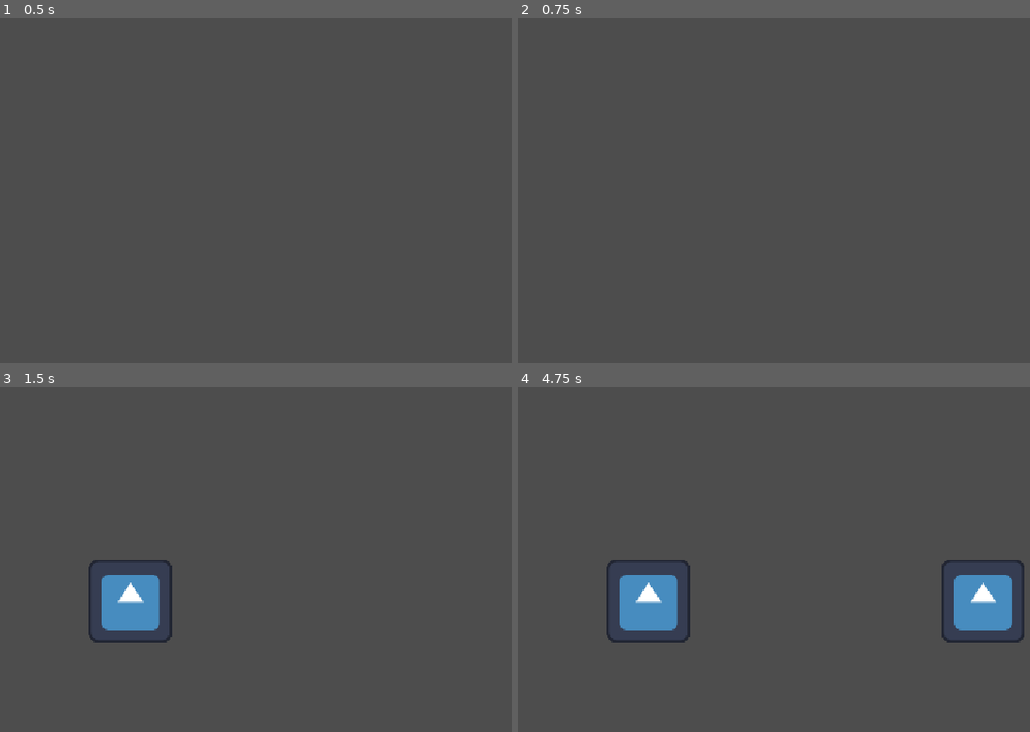
Above: before the commit, frames 1-4 (two rows, left to right).
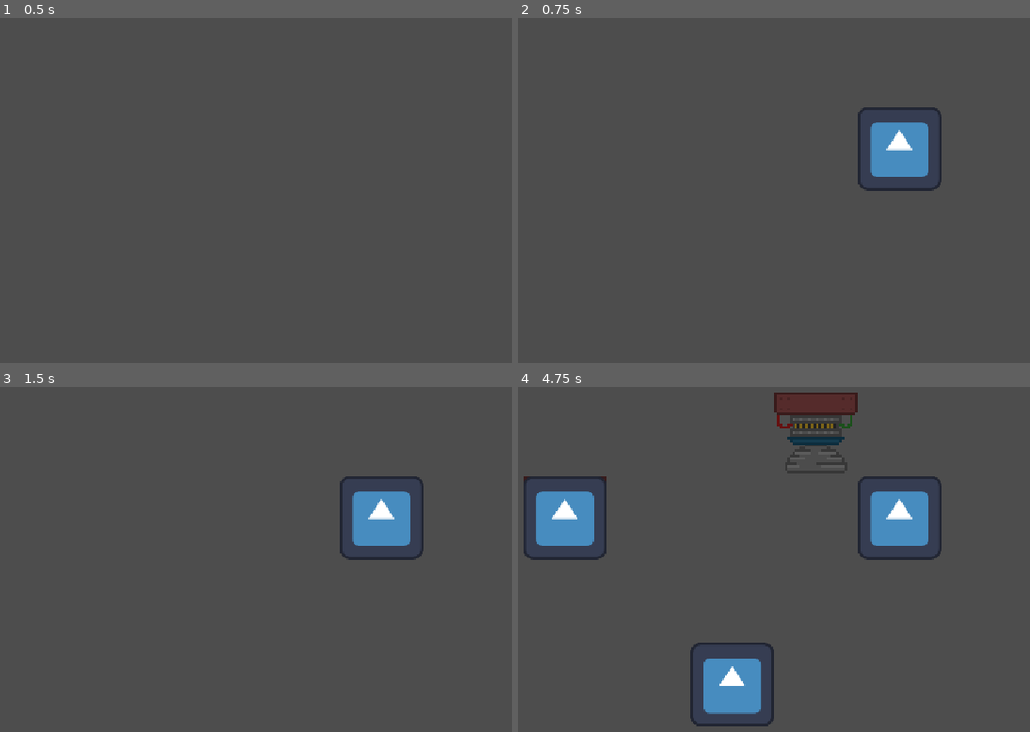
Above: after the commit, the same moments.

Repository: Luminescent-Cheese/ShipBattleBuilder
Game: Godot game, scene res://test.tscn
Same seed, same stepped clock (60 frames per second), same inputs: the game is played once before the commit and once after it. Before the commit the project starts from res://ship.tscn. The engine's default icon, where the game draws it, is replaced by a stand-in: a white triangle on a blue panel in a dark square.
Inputs (mouse positions are in pixels of both pictures, inside the frame that each line leads up to):
- Up to frame 1 (0.5 s): no input
- Up to frame 2 (0.75 s): tap Enter at 0.5 s; move the mouse to (937, 173) at 0.52 s; tap 1 (test, bound only after the commit) at 0.6 s; click (937, 173) at 0.67 s
- Up to frame 3 (1.5 s): tap T (test, bound only before the commit) at 0.8, 1.35 s; tap Space at 1.25 s; move the mouse to (107, 583) at 1.27 s; click (107, 583) at 1.42 s
- Up to frame 4 (4.75 s): tap 2 (test2, bound only after the commit) at 1.55, 2.1, 3.8, 4.35 s; tap Enter at 2, 3.5 s; move the mouse to (850, 469) at 2.02 s; click (850, 469) at 2.17 s; tap 1 (test, bound only after the commit) at 2.3, 2.85, 4.55 s; tap Space at 2.75, 4.25 s; move the mouse to (738, 645) at 2.77 s; click (738, 645) at 2.92 s; tap T (test, bound only before the commit) at 3.05, 3.6 s; move the mouse to (999, 625) at 3.52 s; click (999, 625) at 3.67 s; move the mouse to (548, 497) at 4.27 s; click (548, 497) at 4.42 s

Frame 1 is identical in both runs. In frame 2, 2.4% of the frame differs, in the area x 66-83%, y 25-51%; in frame 3, 4.7%; in frame 4, 13%, in the area x 1-99%, y 1-99%.

Commit message:
Added basic thruster art

Diff:
--- a/project.godot
+++ b/project.godot
@@ -11,7 +11,7 @@
 [application]
 
 config/name="ShipBattle"
-run/main_scene="uid://d1ijkjsfx8hci"
+run/main_scene="uid://chiuclcqwe04d"
 config/features=PackedStringArray("4.7", "Forward Plus")
 config/icon="res://icon.svg"
 
@@ -24,7 +24,12 @@
 
 test={
 "deadzone": 0.2,
-"events": [Object(InputEventKey,"resource_local_to_scene":fa …(140 unchanged characters)… d":false,"keycode":0,"physical_keycode":84,"key_label":0,"unicode":116,"location":0,"echo":false,"script":null)
+"events": [Object(InputEventKey,"resource_local_to_scene":fa …(140 unchanged characters)… d":false,"keycode":0,"physical_keycode":49,"key_label":0,"unicode":49,"location":0,"echo":false,"script":null)
+]
+}
+test2={
+"deadzone": 0.2,
+"events": [Object(InputEventKey,"resource_local_to_scene":false,"resource_name":"","device":-1,"window_id":0,"alt_pressed":false,"shift_pressed":false,"ctrl_pressed":false,"meta_pressed":false,"pressed":false,"keycode":0,"physical_keycode":50,"key_label":0,"unicode":50,"location":0,"echo":false,"script":null)
 ]
 }
 
--- a/ship.gd
+++ b/ship.gd
@@ -1,9 +1,12 @@
 extends Node2D
 
 @onready var Ship_Part = preload("res://ship_part.tscn")
+@onready var Thruster = preload("res://thruster.tscn")
 
 func _process(delta: float) -> void:
 	if Input.is_action_just_pressed("test"):
-		print("test")
 		var New_part = Ship_Part.instantiate()
 		add_child(New_part)
+	if Input.is_action_just_pressed("test2"):
+		var New_thruster = Thruster.instantiate()
+		add_child(New_thruster)
--- a/ship.tscn
+++ b/ship.tscn
@@ -2,5 +2,5 @@
 
 [ext_resource type="Script" uid="uid://bnxujhykk358b" path="res://ship.gd" id="1_l3rv8"]
 
-[node name="Ship" type="Node2D" unique_id=615412558]
+[node name="Ship" type="RigidBody2D" unique_id=1069543584]
 script = ExtResource("1_l3rv8")
--- /dev/null
+++ b/test.tscn
@@ -0,0 +1,8 @@
+[gd_scene format=3 uid="uid://chiuclcqwe04d"]
+
+[ext_resource type="PackedScene" uid="uid://d1ijkjsfx8hci" path="res://ship.tscn" id="1_37kl0"]
+
+[node name="test" type="Node2D" unique_id=2056172613]
+
+[node name="Ship" parent="." unique_id=1069543584 instance=ExtResource("1_37kl0")]
+gravity_scale = 0.0
--- /dev/null
+++ b/thruster.tscn
@@ -0,0 +1,10 @@
+[gd_scene format=3 uid="uid://bqt8aindfhcmj"]
+
+[ext_resource type="PackedScene" uid="uid://bnvbyi3c63nr1" path="res://ship_part.tscn" id="1_bda3k"]
+[ext_resource type="Texture2D" uid="uid://d3t17lm7qlfk2" path="res://thruster.png" id="2_bima3"]
+
+[node name="Thruster" unique_id=713508415 instance=ExtResource("1_bda3k")]
+
+[node name="BaseShipSprite" parent="." index="0" unique_id=1416035950]
+texture_filter = 1
+texture = ExtResource("2_bima3")
Binary file added: thruster.png
Not shown, added: thruster.png.import
